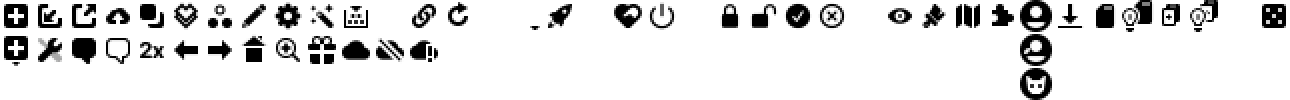
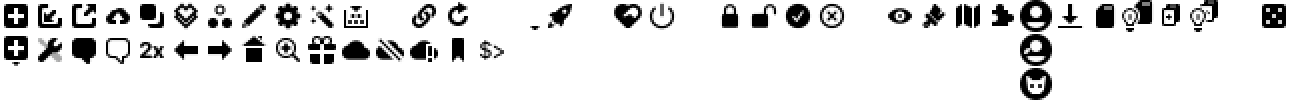
Layered file, before and after one edit (1290×100). Changes by layer:
added group "IconToolbarCommand" with 1 layers above "IconToolbarBookmark" over [480, 40, 504, 60]
added layer "Toolbar Icons" (7th of 48, in "IconToolbarCommand") in group "IconToolbarCommand" over [480, 40, 504, 60]
added group "IconToolbarBookmark" with 1 layers above "IconToolbarCloudError" over [452, 38, 464, 62]
added layer "Toolbar Icons" (8th of 48, in "IconToolbarBookmark") in group "IconToolbarBookmark" over [452, 38, 464, 62]
